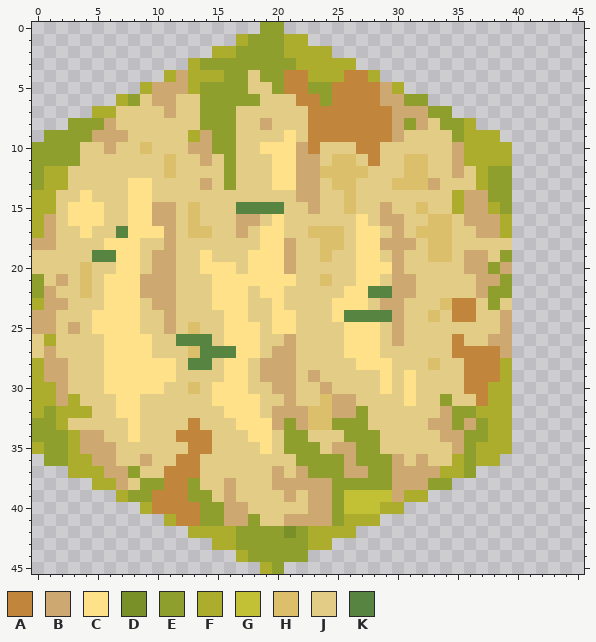
Two versions of one pixel-art sprite, textures/hexes/Desert.png. The first picture shows the starting point.
The file is 46x46 pixels. Colours within 5 levels of each other are drawn and written as one.
Palette (. is transparent): A #c1853c  B #cea871  C #ffe189  D #799029  E #8e9f2e  F #acad2c  G #c2c034  H #dbbf6b  J #e3cc85  K #588442
Pixels before, first column x 0:
 0 ...................EE...................
 1 .................FEEEFF.................
 2 ...............FFEEEEFFFF...............
 3 .............FEEEEEEEEFFFFF.............
 4 ...........FBFFFEEJEEAAFFFAAF...........
 5 .........FBBBFEEEEJJEAAEEAAAABF.........
 6 .......FEJBBJJEEEEEJJJAAEAAAABBEE.......
 7 .....FFJJJJBJJEEEJJJJJJAAAAAAABBBEE.....
 8 ...EEEBJJJJJJJEEEJJBJJJAAAAAAABEBJEEF...
 9 .EEEEBBBJJJJJFBEEJJJJCJAAAAAAABJJJJEFFF.
10 EEEEJJBJJHJJJBBEEJJCCCBAJJJAAJJJJJJBFFFF
11 EEEEJJJJJJJHJJBJEJJJCCBBJHHJAJJHHJJBFFFF
12 EFFJJJJJJJJHJJJJEJJJCCBBHHHHJJJHHJJBJFEE
13 EFFJJJJJCCJJJJBJEJJJCCBBJHHJJJHHHBJJJFEE
14 FFJJCJJJCCJJJJJJJJJJJJBBJJHJJJJJJJJFBBEE
15 FFJCCCJJCCBBJHJJJKKKKJJBJJHJJBJJHJJFBBFE
16 FBJCCCJJCCBBJHJJJBBJCJJJJJJCJBBJJHHJBBBF
17 FBJJCJJKCCCBJHHJJBJCCJJHHHJCCJBJHHHJJBBF
18 BBJJJJCCCJJBJJJJJJJCCBJJHHJCCBBBJHHJJJJJ
19 JJJJJKKCCJBBJJCJJJCCCBJJHJJCCJBJJHHJBBJE
20 JJJJHJJCCJBBJJCCCJCCCBJJJJJCCCBJJJJJBBEB
21 EJBJHJCCCBBBJJJCCCCCCCJJHJJCCJBBJJJJJBBE
22 EBJJHJCCCBBBJJJCCCJCCJJJJJCCKKBBJJJJJBEE
23 FBBJJJCCCJBBJJJCCCJJCJJJJCCCJBBJJJHAAJEJ
24 BBJJJCCCCJJBJJJJCCJJCCJJJCKKKKBJJHJAAJJB
25 BBJBJCCCCJJBJHJJCCCJCCJJJJCCCJBJJJJJJJJB
26 JFJJJJCCCCJJKKKJCCCJJBJJJJCCCJBJJJJAJJBB
27 JBJJJJCCCCJJJHKKKCCJBBJJJJCCCJJJJJJAAAAB
28 FBBJJJCCCCCCJKKJCCJBBBJJJJJCCCJJJHJJAAAF
29 FBBJJJCCCCCCJJJJCCJBBBJBJJJJJCJCJJJJAAAF
30 FFBJJJCCCCCJJHJCCCJJBBJJBJJJJCJCJJJJAAFF
31 FFBFJJJCCJJJJJJCCCCJJBJJHBBJJJJCJJEJJAFF
32 FEFFFJJCCJJJJJJJCCCJBBBHHBBEJJJJJJBEEFFF
33 EEFJJJJJCJJJJAJJJCCCBEBHHEEEJJJJJBBEBEFF
34 EEEFBBJJCJJJAAAJJJCCJEEJJJEEEJJJJJBBEEFF
35 FEEFBBBJJJJJJAAJJJJCJEEEJBBEEJJJJJJBEFFF
36 .EEFFBBJJBJJAAJJJJJJJJEEEEBEEEBJBJJFEFF.
37 ...FFFBBEJJAAAJJJJJJBJBEEEBBEEBBBBFFE...
38 .....FFBJEEAAEJJBJJJBBBBBEEEEEBBBEE.....
39 .......FEEAAAEEJBJJJJBJBBEGGGGBFF.......
40 .........FAAAAEEBBJJJJJBBEGGGFF.........
41 ...........FAAEEBBEJJBBBBEFFF...........
42 .............FFFFEEEEDEFFFF.............
43 ...............FFEEEEEEFF...............
44 .................FEEEEE.................
45 ...................FE...................
The result:
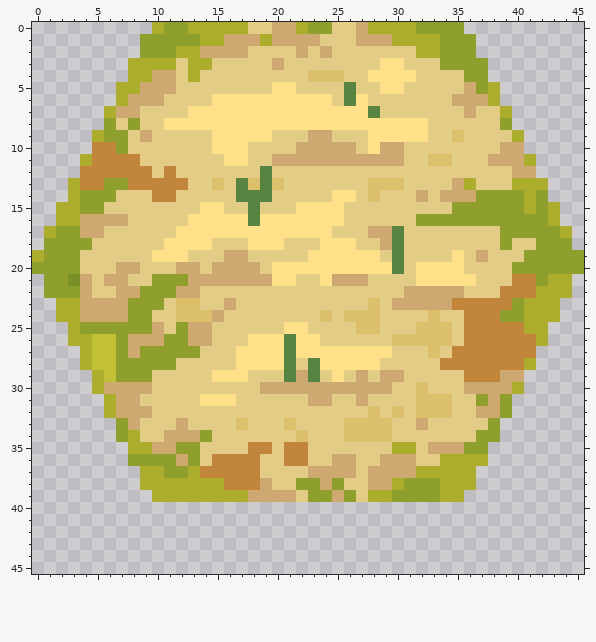
What changed:
Changed rows in their new state; - is an unchanged pixel.
first column x 0:
 0 ----------FEEFFFFFJJBBFEEJJBFFFFEEEE----------
 1 ---------EEEEEFFBBBFBBBBJJJBBBFFFFEEE---------
 2 ---------EEEFFBBBBJJJJBJBJJJJJJJFFEEE---------
 3 --------FFFFJ-FJJJJJBJJJJJJJJCCJJJEEEE--------
 4 --------FFBBJ-JJJJ-JJJJHHHJJCCCCJJJJEE--------
 5 -------FFB--JJJJJJ--CCJJJJKJJCCJJJJJBEF-------
 6 --------BB-J--JCCCCCCCCCCJKCJJJJJJJBBBF-------
 7 -----.-BB--J-CCCCCCCCCCCCCCCKJJJJJJJBJJF------
 8 ---...E-E--CCCCCCCCCCCCCCCCCCCCCC-JJJJJE------
 9 -....FEE-B---JJCCCCC-J-BBJJJCCCCC--HJJJJF-----
10 .....AAE-J---JJCCC-JJJ-BBBBJCBB----JJJJBB-----
11 ....FAAAA--J--J-CC--BB--BBBBBBBJJHHJJJBBBF----
12 ....AAAAAA-A----J--KJJJJJJJJ---JJ--J-JJJBB----
13 ...FAAEEAAAAA-JHJKHKHJJJ-JJ-HH-JJJ-BFJJJFFF---
14 ...FEEE-JJAA-----KKK--JJ-CC-H---B-BB-E--EFE---
15 ..FFEE--JJJJ-JCC-J-JJ-CCCCJ--J--J--EEEE-EFEF--
16 ..FFBBBBJJJJ-CCCCCKC-CCCCC-J-JJ-EEEEEEEEEEEF--
17 .FEEBB-JJJJJCCCCCCC--CCCCJ-JBBK-JJJ--JJEEEEEF-
18 .EEEE-JJJ--CCCC---C--J--CCCJJ-KJ-JJ----EJJEEE-
19 FEEE-JJJJ-CCC-J-BBJJJJ-CCCC---K--JJCJ--JJEEEEE
20 EEEEJ--BB-JJBBJBBBBJ-CCCCCC---K-CCCCJJJJEEEEEE
21 .EEDB-BBJJEEEBBBBBBB----CBBBJ-JJCCCCCJJJAAEFF-
22 .EEEB-JBBEEEBB-JJJ-JJ-----JJJJJ-BBBB-JJAAAFFF-
23 ..FFBBBBEEEJHH-JBJ--J----JJJHJ-BBBB--AAAEFFF--
24 ..FFBBBBEE-JHHHBJJ--JJ--HJHHHJJ----J-AAEEFFF--
25 ...FEEEEEEBJEBB-JJJ-J-C---JHH-J-HHH-AAAAAFF---
26 ...FFGGEBBBEEBB-JJ-CCKCC--JJJ-HHHHHJAAAAAAF---
27 ....FGGEBEEEEEJJJ--CCKCCCC---C---H-----AAA----
28 ....FGGEEEEE-JJ-J-CCCK-KCCC--J---JAA---AAF----
29 .....FGEEEJJ---C---JJKBK-C-B-BBJ-------BB-----
30 .....FBBBBJ--J-JJJ-B--BB-BBBBB-JH---BBBBF-----
31 ......FBB-----C--JJ--J-BBJJB---JHHH--EBE------
32 ......FBBB------JJJ-JJJJJJJJH-H-HHHJJBBE------
33 .......EB---BJ---HJJJHJJJJHHHH--BJJJJJE.------
34 .......EF--BBBE---JJ-JH---HHHH----JJJ-E.------
35 ........FFBBEEJ---AA-AAJ-JJJJ-FF-BB--E..------
36 -.......EEEEBE-AAAA--AAJJB-JJB-BJ-F-F-.-------
37 ---......FFEEFAAAAA-J-JBBB-JBB--FF--F---------
38 -----....FFFFFFFAAABJJEE--JJBBFEE-FFF---------
39 -------...FFFFFFFFBBB--EEBEJFFEEEEFF----------
40 ---------......................---------------
41 -----------..................-----------------
42 -------------..............-------------------
43 ---------------..........---------------------
44 -----------------......-----------------------
45 -------------------..-------------------------
Pixel boxes of the changes (left, top, right, bottom) in both pictures:
changed: (32, 22, 584, 574)
